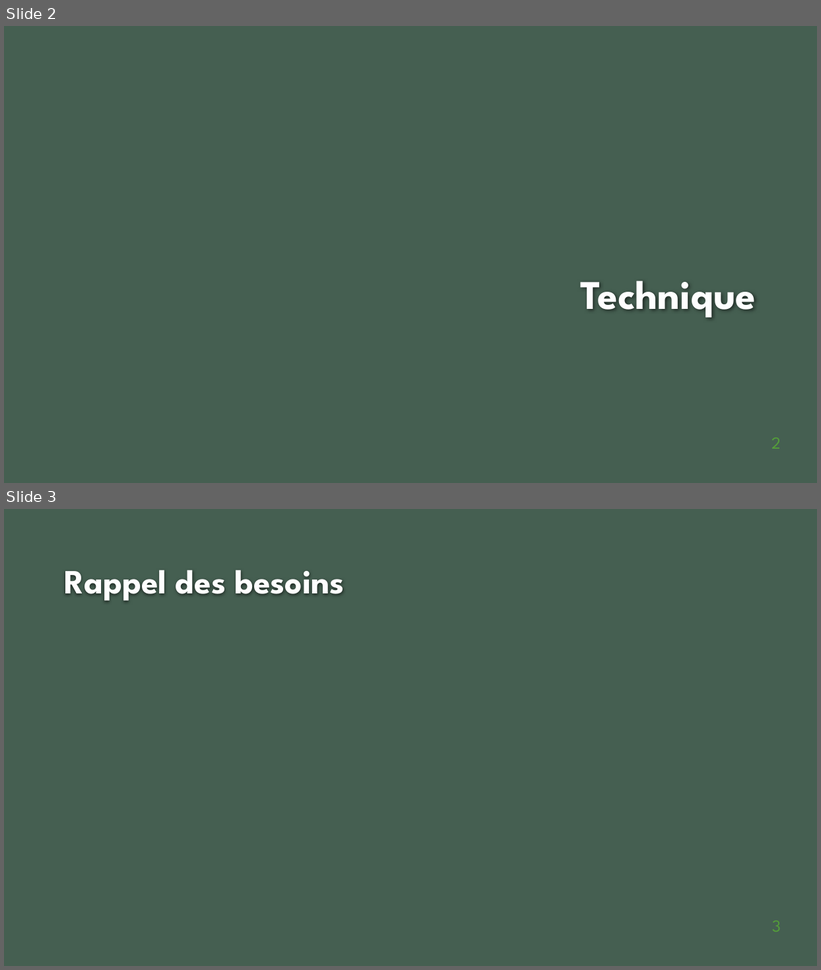
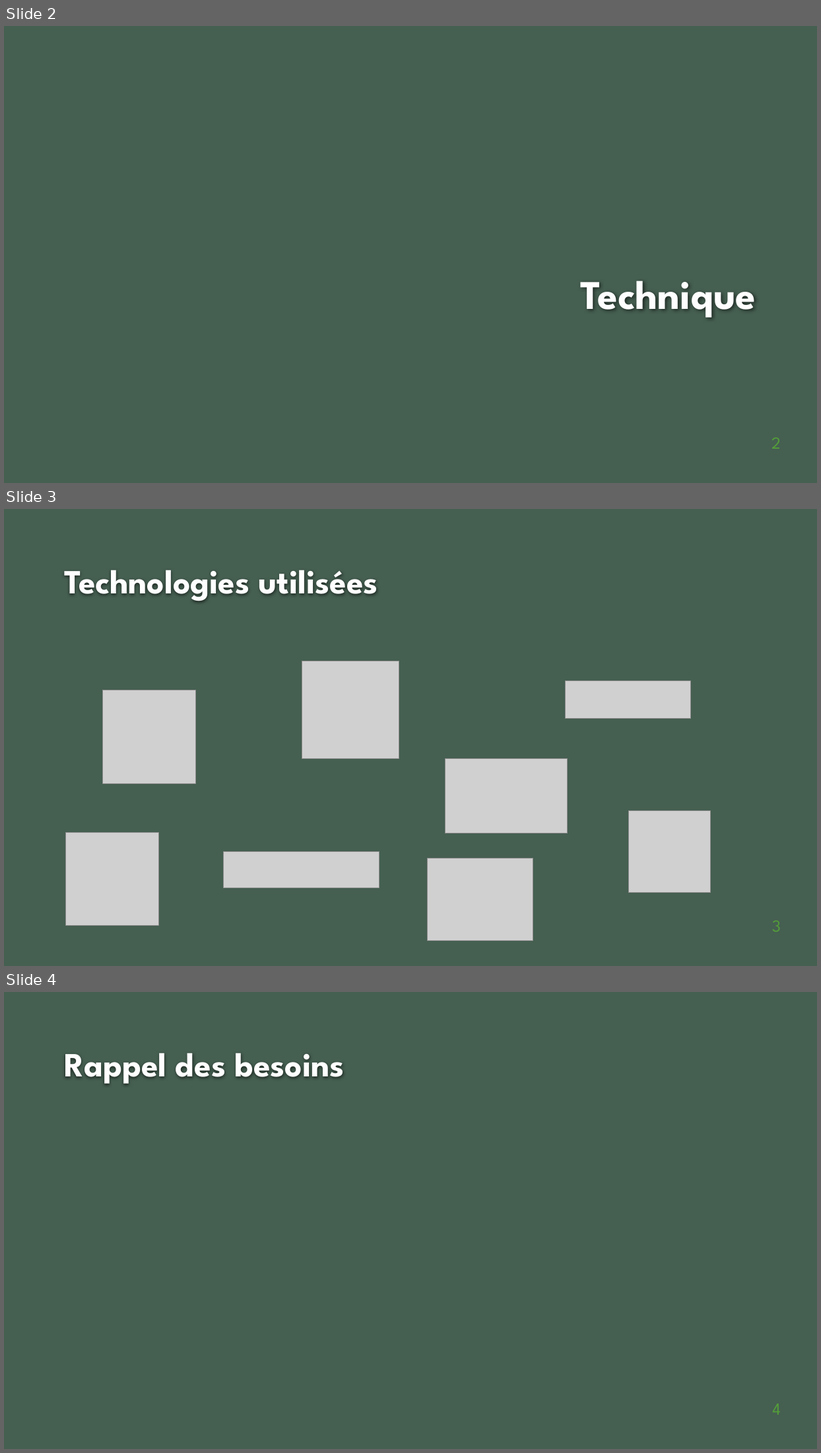
Before and after one commit to stevenliatti/quiz, a slide deck: doc/PresentationYourQuiz.pptx. Shown one above the other, each under a label of ours: slides 2 and 3 before the commit, slides 2, 3 and 4 after it. The pictures are 821x970 and 821x1453 pixels, drawn with LibreOffice and Linux fonts; fonts in the diff are those of the drawing; grey boxes stand for pictures; background and template pictures are left out. Boxes give left, top, right and bottom in pixels: in the first picture for what was removed or moved away, otherwise in the second. Text is boxed around its words. In the diff, an @@ line names an element or a change of style, - is before the commit and + after.

```diff
--- a/doc/PresentationYourQuiz.pptx
+++ b/doc/PresentationYourQuiz.pptx
@@ slide 3 added at <box>4,509,817,966</box>, background #455F51 @@
@@ title added at <box>64,570,378,601</box>, 40 pt, text #FEFEFE, bold @@
+Technologies utilisées
@@ picture added at <box>302,661,399,759</box> @@
@@ picture added at <box>566,681,691,719</box> @@
@@ picture added at <box>102,690,195,784</box> @@
@@ picture added at <box>446,759,568,834</box> @@
@@ picture added at <box>628,811,710,892</box> @@
@@ picture added at <box>65,832,158,925</box> @@
@@ picture added at <box>224,852,379,888</box> @@
@@ picture added at <box>428,859,533,941</box> @@
@@ page number added at <box>772,921,781,932</box>, 20 pt, text #549E39 @@
+3
@@ what was slide 3 is now slide 4 @@
@@ page number at <box>772,1404,781,1415</box>: text changed @@
-3
+4
```
Also in this commit, not shown: 6 slides changed, 1 other slide added, 1 slide removed.
